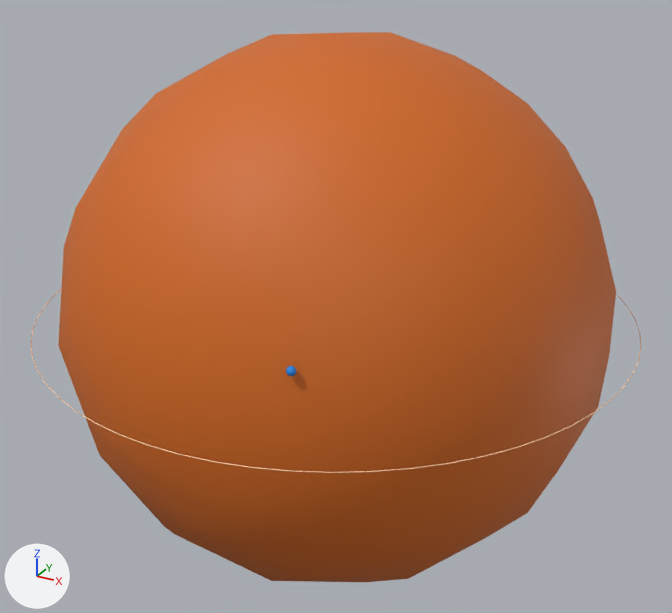
An edit to the glTF model glb/60.glb, drawn before and after from the same camera.
The view is the same before and after, from a 50 mm camera at (1.268, -2.306, 1.157) aimed at (-0.001, 0.001, 0.003). Lighting does not change. The marker at lower left points along +X, +Y and +Z. The older version comes first. Where no turn or scale is listed for an object, it has been applied to the vertices.

The first picture shows 'Nivel_n6', 'Orbital_6s_0' and 1 more.
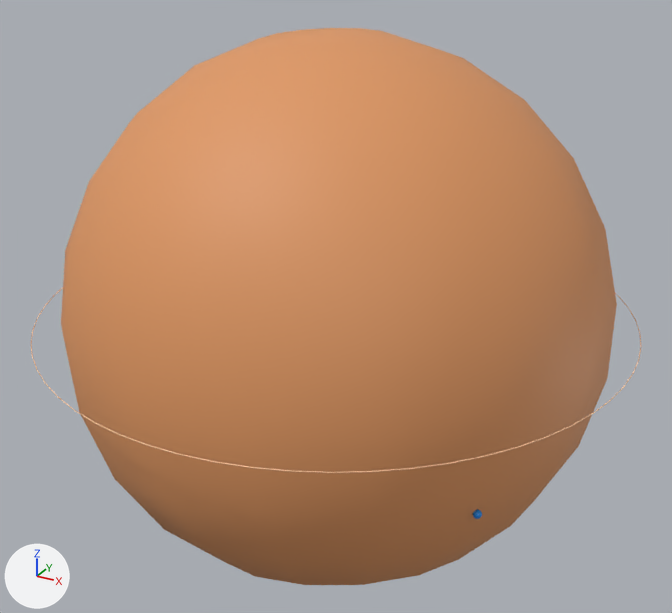
The edits, one by one:
Material 'TMP_orb_60_6s' (mat_tmp_orb_60_6s) changes colour from orange #d26919 to orange #e09962; in linear values from (0.646, 0.14, 0.00962) to (0.746, 0.317, 0.123).
Object 'Orbital_6s_0' (ob_orbital_6s_0) turns from (6.9, 47, -8.6) to (18, 0.5, -145) degrees about x, y and z.

What differs and where, as boxes [x1, y1, x2, y2] in the pictures (672 x 613 px):
'Orbital_6s_0', recoloured, turned (lighter): before [58, 32, 616, 582]; after [61, 28, 617, 585]
